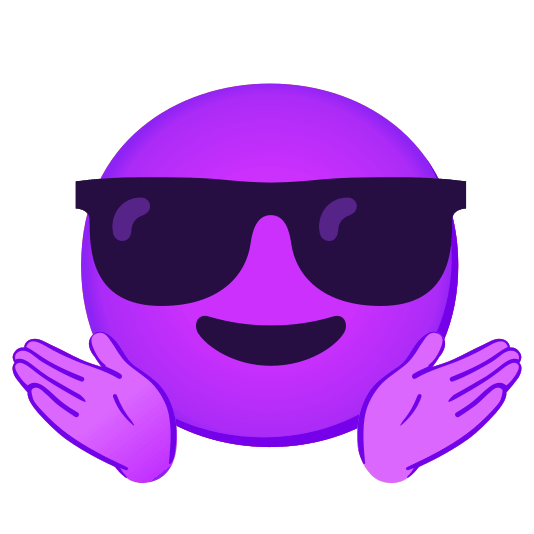
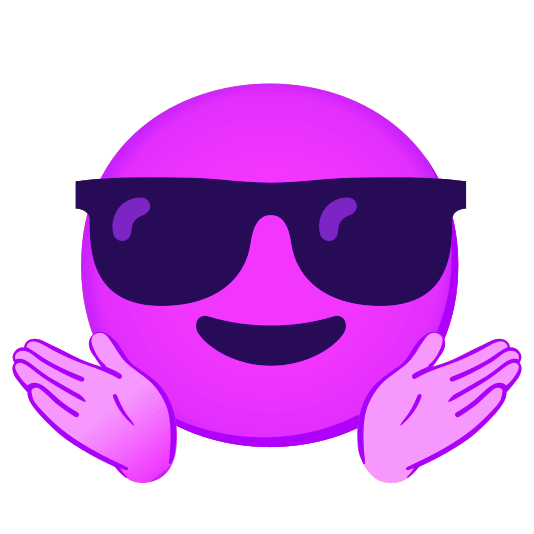
Layered file, before and after one edit (534×534). Changes by layer:
painted on "Layer 2" over (x1=12, y1=83, x2=522, y2=483)
